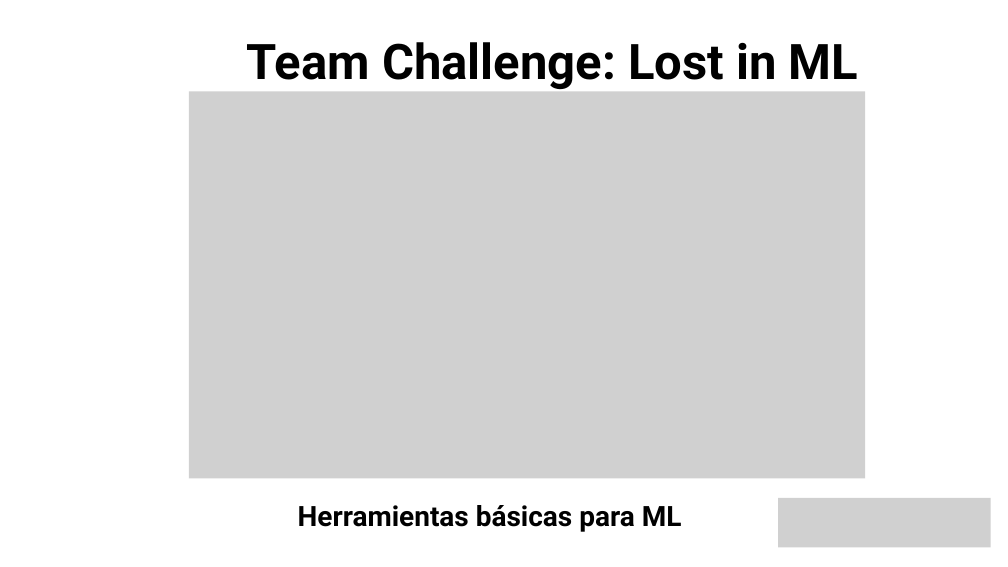
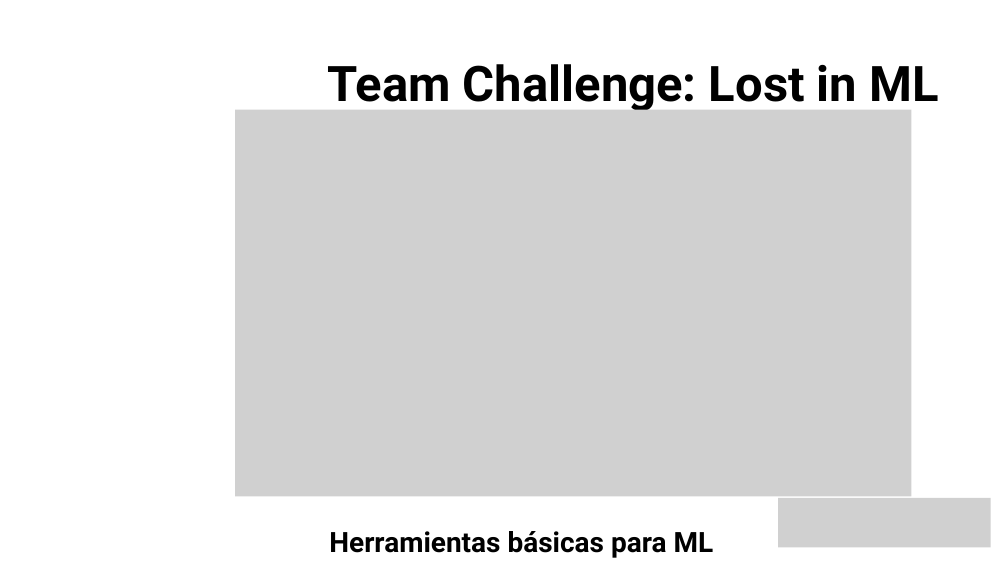
Before and after one commit to apvwbm/Team-Challenge---Lost-in-ML, a slide deck: slide 1 of Team Lost in ML.pptx.pptx. Drawn at 1008x567 pixels with LibreOffice and Linux fonts; fonts in the diff are those of the drawing; grey boxes stand for pictures; background and template pictures are left out. Boxes give left, top, right and bottom in pixels: in the first picture for what was removed or moved away, otherwise in the second. Text is boxed around its words. In the diff, an @@ line names an element or a change of style, - is before the commit and + after.

```diff
--- a/Team Lost in ML.pptx.pptx
+++ b/Team Lost in ML.pptx.pptx
@@ text "Team Challenge: Lost in ML": place and size @@
-text "Team Challenge: Lost in ML" at <box>247,42,858,89</box>
+text "Team Challenge: Lost in ML" at <box>327,64,939,113</box>
@@ picture: place and size @@
-picture at <box>189,91,865,478</box>
+picture at <box>235,109,912,496</box>
@@ text "Herramientas básicas para ML": place and size @@
-text "Herramientas básicas para ML" at <box>298,505,682,532</box>
+text "Herramientas básicas para ML" at <box>329,531,714,558</box>
```
Also in this commit, not shown: 4 other slides changed, 2 other files.
